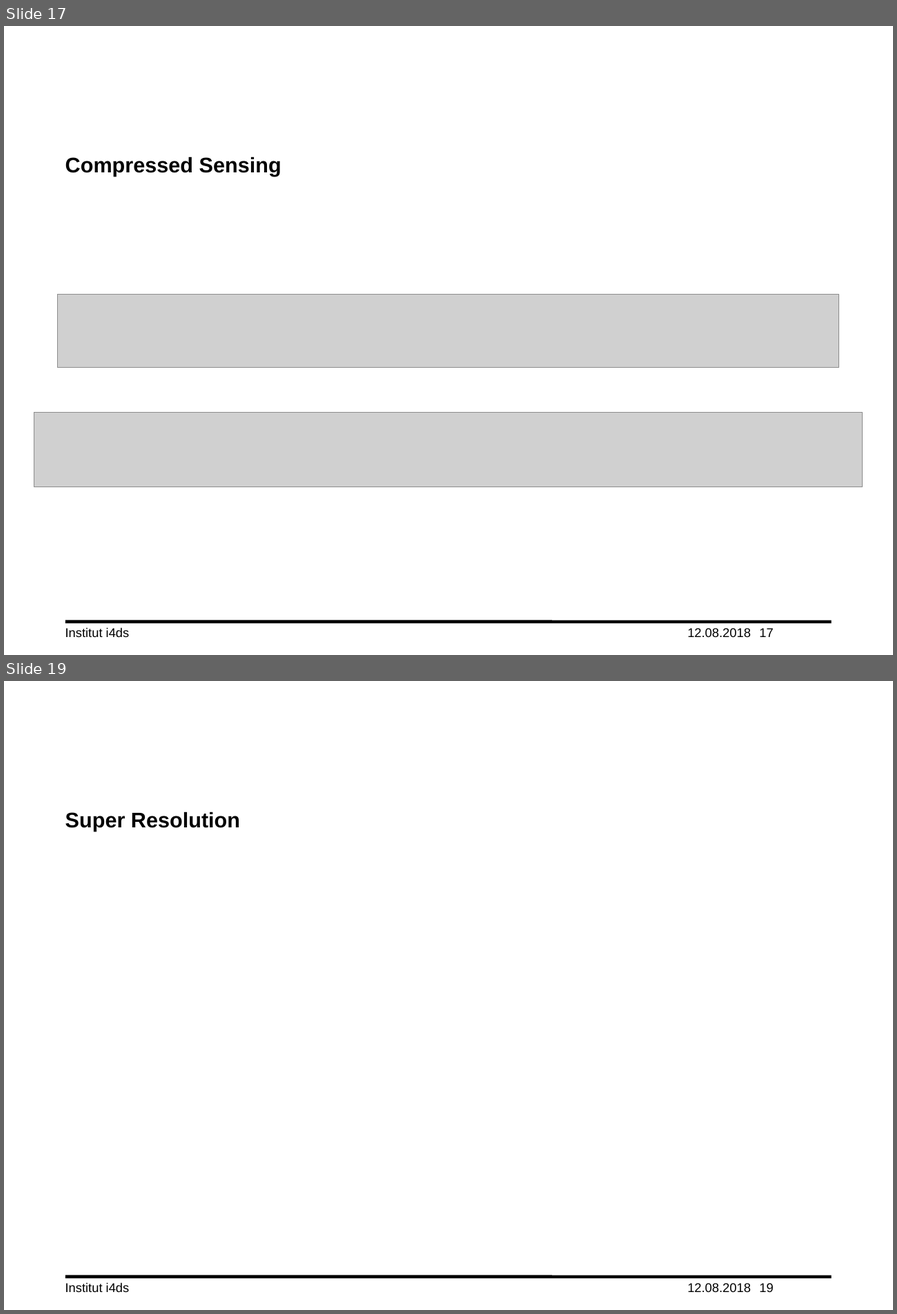
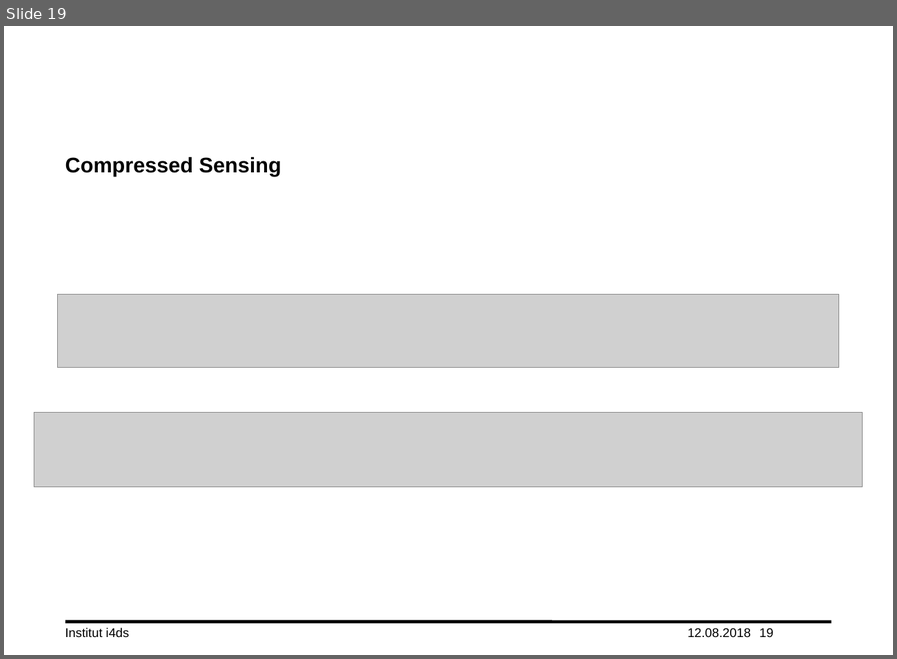
Before and after one commit to lord-blueberry/p7-doc, a slide deck: ppt/praes.pptx. Shown one above the other, each under a label of ours: slides 17 and 19 before the commit, slide 19 after it; the slides between them are not shown. The pictures are 897x1314 and 897x659 pixels, drawn with LibreOffice and Linux fonts; fonts in the diff are those of the drawing; grey boxes stand for pictures; background and template pictures are left out. Boxes give left, top, right and bottom in pixels: in the first picture for what was removed or moved away, otherwise in the second. Text is boxed around its words. In the diff, an @@ line names an element or a change of style, - is before the commit and + after.

```diff
--- a/ppt/praes.pptx
+++ b/ppt/praes.pptx
@@ slide 19 removed at <box>4,681,893,1310</box>, background #FFFFFF; not listed: 1 template element that a slide beside it also shows @@
@@ title removed at <box>65,811,240,831</box> @@
-Super Resolution
@@ text removed at <box>65,1282,130,1292</box> @@
-Institut i4ds
@@ text removed at <box>687,1283,751,1292</box> @@
-12.08.2018
@@ page number removed at <box>759,1283,773,1292</box> @@
-19
@@ what was slide 17 is now slide 19 @@
@@ page number at <box>759,628,773,637</box>: text changed @@
-17
+19
```
Also in this commit, not shown: 10 slides changed, 1 slide added, 1 other slide removed, 1 other file.
